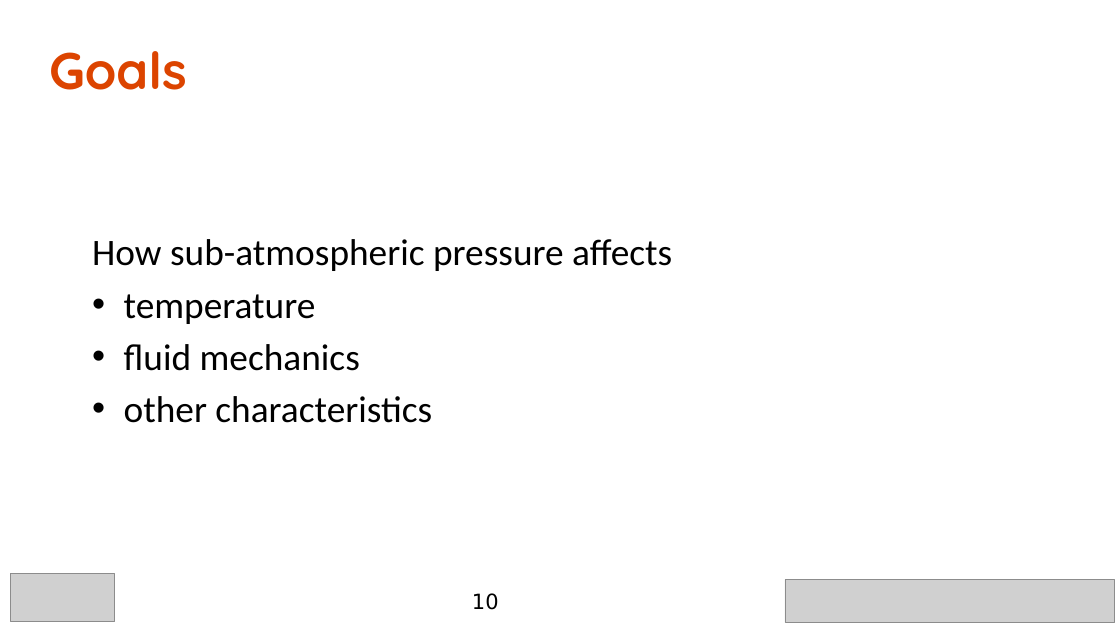
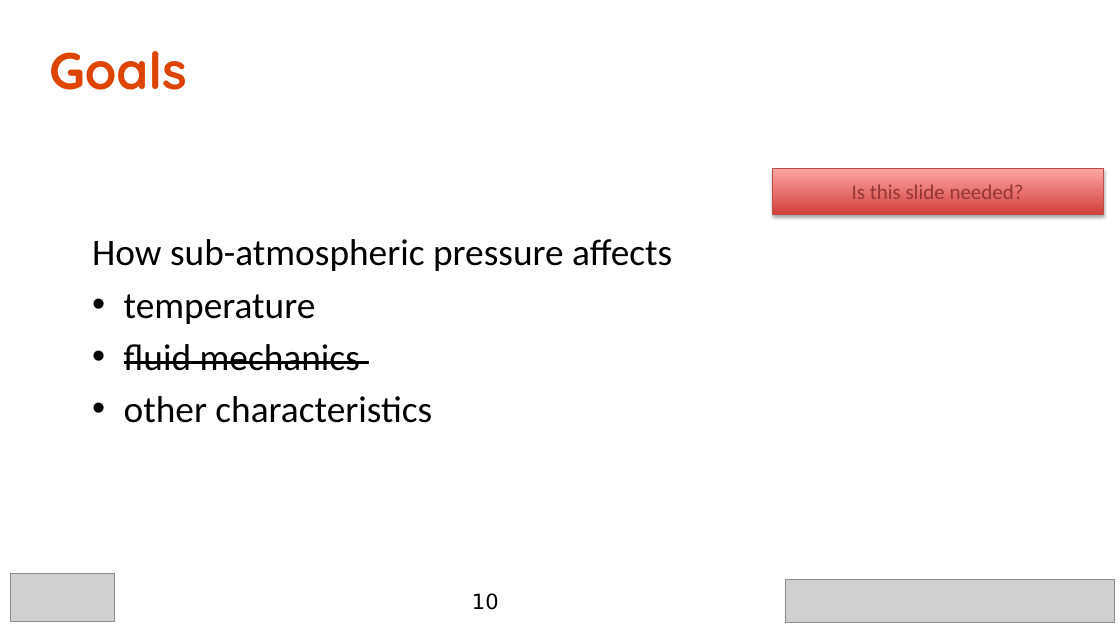
Before and after one commit to caplanda/Spark-Kernels-SciTech-Presentation, a slide deck: slide 10 of Spark Kernels v2.pptx. Drawn at 1120x630 pixels with LibreOffice and Linux fonts; fonts in the diff are those of the drawing; grey boxes stand for pictures; background and template pictures are left out. Boxes give left, top, right and bottom in pixels: in the first picture for what was removed or moved away, otherwise in the second. Text is boxed around its words. In the diff, an @@ line names an element or a change of style, - is before the commit and + after.

```diff
--- a/Spark Kernels v2.pptx
+++ b/Spark Kernels v2.pptx
@@ rectangle added at (772, 168, 1103, 215), fill gradient #D1403C to #FFA6A5, outline #BF4C48 0.75 pt, 18 pt, text #953735 @@
+Is this slide needed?
@@ text at (124, 344, 360, 371): strikethrough on in "fluid mechanics" @@
```
Also in this commit, not shown: 7 other slides changed, 19 slides added, 1 slide removed, 2 other files.
